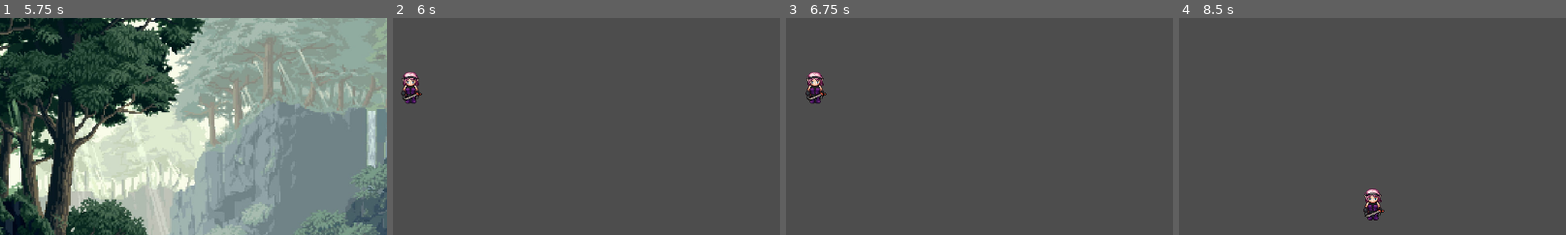
Above: before the commit, frames 1-4 (left to right).
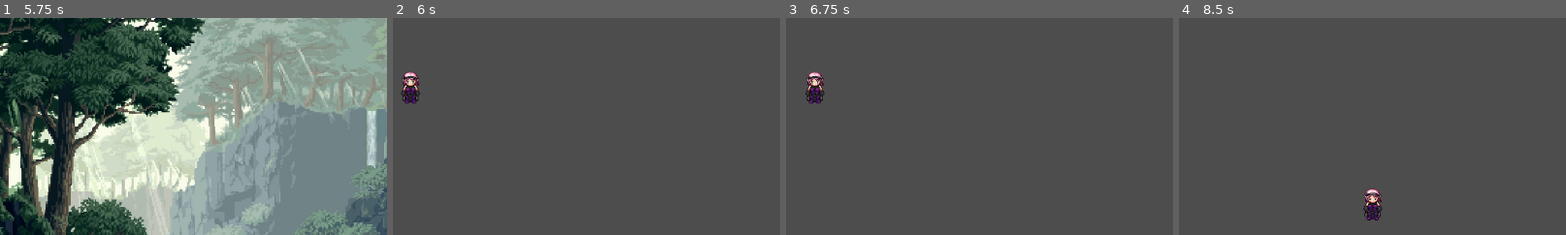
Above: after the commit, the same moments.

Repository: skepticus1/godot-game
Game: Godot game, scene res://Menu/start_scene.tscn
The game is run twice, just before and just after one commit, with the same random seed, the same clock (stepped at 60 frames per second) and the same inputs.
Inputs:
- Up to frame 1 (5.75 s): click "Play" at 0.5 s; click "Play" at 1.25 s; click "Test" at 2 s; click "Roger" at 2.75 s; click "Katie" at 3.5 s; click "Brenda" at 4.25 s; click "Dakota" at 5 s
- Up to frame 2 (6 s): click "Don" at 5.75 s
- Up to frame 3 (6.75 s): tap Enter at 6.5 s; hold Right (ui_right) from 6.53 s (still down)
- Up to frame 4 (8.5 s): release Right (ui_right) at 7.28 s; hold Down (ui_down) 7.28-8.03 s; hold Right (ui_right) from 8.03 s (still down)
The pictures show only the part of the screen within x 11-61%, y 8-58%; the shares and areas given below are measured in that part.

Frame 1 is identical in both runs. In frame 2, 0.1% of the frame differs, in the area x 2-8%, y 33-40%; in frame 3, 0.1%; in frame 4, 0.2%, in the area x 47-54%, y 82-94%.

Commit message:
created a hero character to create and test skeleton enemies ai with

Diff:
--- a/Playgrounds/dons-folder/hero/hero.tscn
+++ b/Playgrounds/dons-folder/hero/hero.tscn
@@ -390,6 +390,254 @@
 "speed": 5.0
 }]
 
+[sub_resource type="Animation" id="Animation_5a054"]
+resource_name = "idle_down"
+length = 0.8
+loop_mode = 1
+tracks/0/type = "value"
+tracks/0/imported = false
+tracks/0/enabled = true
+tracks/0/path = NodePath("AnimatedSprite2D:animation")
+tracks/0/interp = 1
+tracks/0/loop_wrap = true
+tracks/0/keys = {
+"times": PackedFloat32Array(0),
+"transitions": PackedFloat32Array(1),
+"update": 1,
+"values": [&"idle_down"]
+}
+tracks/1/type = "value"
+tracks/1/imported = false
+tracks/1/enabled = true
+tracks/1/path = NodePath("AnimatedSprite2D:frame")
+tracks/1/interp = 1
+tracks/1/loop_wrap = true
+tracks/1/keys = {
+"times": PackedFloat32Array(0, 0.2, 0.4, 0.6),
+"transitions": PackedFloat32Array(1, 1, 1, 1),
+"update": 1,
+"values": [0, 1, 4, 5]
+}
+
+[sub_resource type="Animation" id="Animation_jncsl"]
+length = 0.001
+tracks/0/type = "value"
+tracks/0/imported = false
+tracks/0/enabled = true
+tracks/0/path = NodePath("AnimatedSprite2D:frame")
+tracks/0/interp = 1
+tracks/0/loop_wrap = true
+tracks/0/keys = {
+"times": PackedFloat32Array(0),
+"transitions": PackedFloat32Array(1),
+"update": 1,
+"values": [1]
+}
+
+[sub_resource type="Animation" id="Animation_r7yla"]
+resource_name = "idle_up"
+length = 0.6
+loop_mode = 1
+tracks/0/type = "value"
+tracks/0/imported = false
+tracks/0/enabled = true
+tracks/0/path = NodePath("AnimatedSprite2D:animation")
+tracks/0/interp = 1
+tracks/0/loop_wrap = true
+tracks/0/keys = {
+"times": PackedFloat32Array(0),
+"transitions": PackedFloat32Array(1),
+"update": 1,
+"values": [&"idle_up"]
+}
+tracks/1/type = "value"
+tracks/1/imported = false
+tracks/1/enabled = true
+tracks/1/path = NodePath("AnimatedSprite2D:frame")
+tracks/1/interp = 1
+tracks/1/loop_wrap = true
+tracks/1/keys = {
+"times": PackedFloat32Array(0, 0.1, 0.2, 0.3, 0.4, 0.5),
+"transitions": PackedFloat32Array(1, 1, 1, 1, 1, 1),
+"update": 1,
+"values": [0, 1, 2, 3, 4, 5]
+}
+
+[sub_resource type="Animation" id="Animation_khx17"]
+resource_name = "idle_left"
+tracks/0/type = "value"
+tracks/0/imported = false
+tracks/0/enabled = true
+tracks/0/path = NodePath("AnimatedSprite2D:animation")
+tracks/0/interp = 1
+tracks/0/loop_wrap = true
+tracks/0/keys = {
+"times": PackedFloat32Array(0),
+"transitions": PackedFloat32Array(1),
+"update": 1,
+"values": [&"idle_left"]
+}
+tracks/1/type = "value"
+tracks/1/imported = false
+tracks/1/enabled = true
+tracks/1/path = NodePath("AnimatedSprite2D:frame")
+tracks/1/interp = 1
+tracks/1/loop_wrap = true
+tracks/1/keys = {
+"times": PackedFloat32Array(0, 0.1, 0.2, 0.3, 0.4, 0.5),
+"transitions": PackedFloat32Array(1, 1, 1, 1, 1, 1),
+"update": 1,
+"values": [0, 1, 2, 3, 4, 5]
+}
+
+[sub_resource type="Animation" id="Animation_licg6"]
+resource_name = "idle_right"
+tracks/0/type = "value"
+tracks/0/imported = false
+tracks/0/enabled = true
+tracks/0/path = NodePath("AnimatedSprite2D:animation")
+tracks/0/interp = 1
+tracks/0/loop_wrap = true
+tracks/0/keys = {
+"times": PackedFloat32Array(0),
+"transitions": PackedFloat32Array(1),
+"update": 1,
+"values": [&"idle_right"]
+}
+tracks/1/type = "value"
+tracks/1/imported = false
+tracks/1/enabled = true
+tracks/1/path = NodePath("AnimatedSprite2D:frame")
+tracks/1/interp = 1
+tracks/1/loop_wrap = true
+tracks/1/keys = {
+"times": PackedFloat32Array(0, 0.1, 0.2, 0.3, 0.4, 0.5),
+"transitions": PackedFloat32Array(1, 1, 1, 1, 1, 1),
+"update": 1,
+"values": [0, 1, 2, 3, 4, 5]
+}
+
+[sub_resource type="Animation" id="Animation_f6t3x"]
+resource_name = "walk_up"
+tracks/0/type = "value"
+tracks/0/imported = false
+tracks/0/enabled = true
+tracks/0/path = NodePath("AnimatedSprite2D:animation")
+tracks/0/interp = 1
+tracks/0/loop_wrap = true
+tracks/0/keys = {
+"times": PackedFloat32Array(0),
+"transitions": PackedFloat32Array(1),
+"update": 1,
+"values": [&"walk_up"]
+}
+tracks/1/type = "value"
+tracks/1/imported = false
+tracks/1/enabled = true
+tracks/1/path = NodePath("AnimatedSprite2D:frame")
+tracks/1/interp = 1
+tracks/1/loop_wrap = true
+tracks/1/keys = {
+"times": PackedFloat32Array(0, 0.1, 0.2, 0.3, 0.4, 0.5),
+"transitions": PackedFloat32Array(1, 1, 1, 1, 1, 1),
+"update": 1,
+"values": [0, 1, 2, 3, 4, 5]
+}
+
+[sub_resource type="Animation" id="Animation_8vllq"]
+resource_name = "walk_down"
+tracks/0/type = "value"
+tracks/0/imported = false
+tracks/0/enabled = true
+tracks/0/path = NodePath("AnimatedSprite2D:animation")
+tracks/0/interp = 1
+tracks/0/loop_wrap = true
+tracks/0/keys = {
+"times": PackedFloat32Array(0),
+"transitions": PackedFloat32Array(1),
+"update": 1,
+"values": [&"walk_down"]
+}
+tracks/1/type = "value"
+tracks/1/imported = false
+tracks/1/enabled = true
+tracks/1/path = NodePath("AnimatedSprite2D:frame")
+tracks/1/interp = 1
+tracks/1/loop_wrap = true
+tracks/1/keys = {
+"times": PackedFloat32Array(0, 0.1, 0.2, 0.3, 0.4, 0.5),
+"transitions": PackedFloat32Array(1, 1, 1, 1, 1, 1),
+"update": 1,
+"values": [0, 1, 2, 3, 4, 5]
+}
+
+[sub_resource type="Animation" id="Animation_dwfdp"]
+resource_name = "walk_left"
+tracks/0/type = "value"
+tracks/0/imported = false
+tracks/0/enabled = true
+tracks/0/path = NodePath("AnimatedSprite2D:animation")
+tracks/0/interp = 1
+tracks/0/loop_wrap = true
+tracks/0/keys = {
+"times": PackedFloat32Array(0),
+"transitions": PackedFloat32Array(1),
+"update": 1,
+"values": [&"walk_left"]
+}
+tracks/1/type = "value"
+tracks/1/imported = false
+tracks/1/enabled = true
+tracks/1/path = NodePath("AnimatedSprite2D:frame")
+tracks/1/interp = 1
+tracks/1/loop_wrap = true
+tracks/1/keys = {
+"times": PackedFloat32Array(0, 0.1, 0.2, 0.3, 0.4, 0.5),
+"transitions": PackedFloat32Array(1, 1, 1, 1, 1, 1),
+"update": 1,
+"values": [0, 1, 2, 3, 4, 5]
+}
+
+[sub_resource type="Animation" id="Animation_547xk"]
+resource_name = "walk_right"
+tracks/0/type = "value"
+tracks/0/imported = false
+tracks/0/enabled = true
+tracks/0/path = NodePath("AnimatedSprite2D:animation")
+tracks/0/interp = 1
+tracks/0/loop_wrap = true
+tracks/0/keys = {
+"times": PackedFloat32Array(0),
+"transitions": PackedFloat32Array(1),
+"update": 1,
+"values": [&"walk_right"]
+}
+tracks/1/type = "value"
+tracks/1/imported = false
+tracks/1/enabled = true
+tracks/1/path = NodePath("AnimatedSprite2D:frame")
+tracks/1/interp = 1
+tracks/1/loop_wrap = true
+tracks/1/keys = {
+"times": PackedFloat32Array(0, 0.1, 0.2, 0.3, 0.4, 0.5),
+"transitions": PackedFloat32Array(1, 1, 1, 1, 1, 1),
+"update": 1,
+"values": [0, 1, 2, 3, 4, 5]
+}
+
+[sub_resource type="AnimationLibrary" id="AnimationLibrary_hnfdf"]
+_data = {
+"RESET": SubResource("Animation_jncsl"),
+"idle_down": SubResource("Animation_5a054"),
+"idle_left": SubResource("Animation_khx17"),
+"idle_right": SubResource("Animation_licg6"),
+"idle_up": SubResource("Animation_r7yla"),
+"walk_down": SubResource("Animation_8vllq"),
+"walk_left": SubResource("Animation_dwfdp"),
+"walk_right": SubResource("Animation_547xk"),
+"walk_up": SubResource("Animation_f6t3x")
+}
+
 [node name="hero" type="CharacterBody2D"]
 script = ExtResource("1_b0vmw")
 
@@ -397,5 +645,11 @@
 
 [node name="AnimatedSprite2D" type="AnimatedSprite2D" parent="."]
 sprite_frames = SubResource("SpriteFrames_gn0cn")
-animation = &"walk_down"
-frame_progress = 0.824456
+animation = &"idle_down"
+frame = 1
+
+[node name="AnimationPlayer" type="AnimationPlayer" parent="."]
+autoplay = "idle_down"
+libraries = {
+"": SubResource("AnimationLibrary_hnfdf")
+}
Not shown: 1 places in Playgrounds/dons-folder/hero/hero.tscn that only renumber resources
